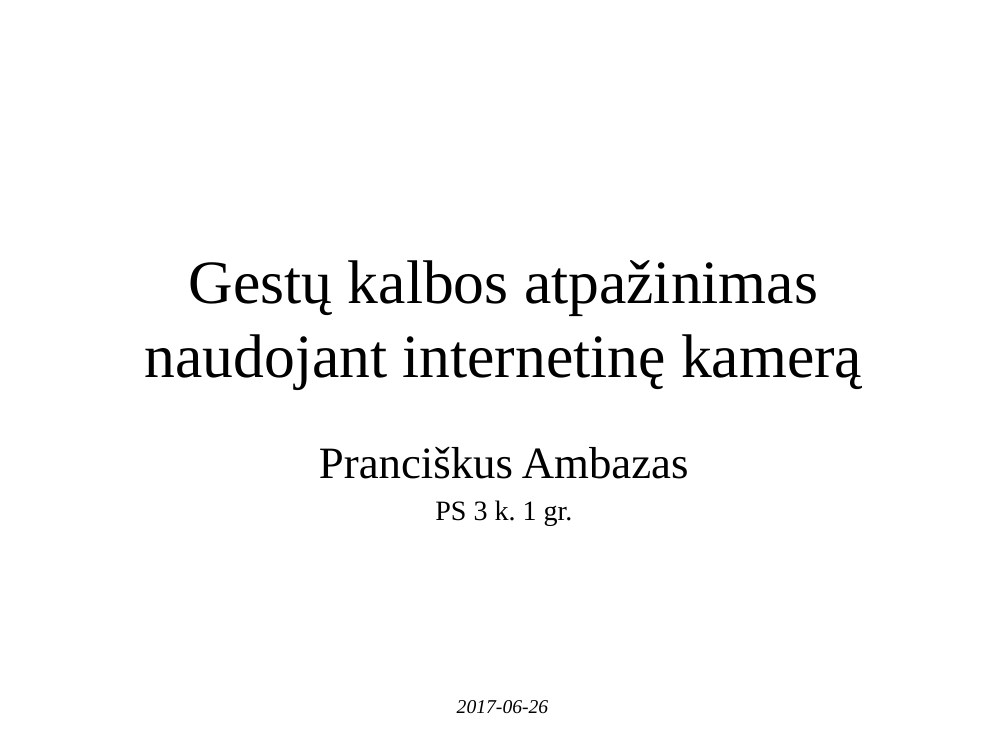
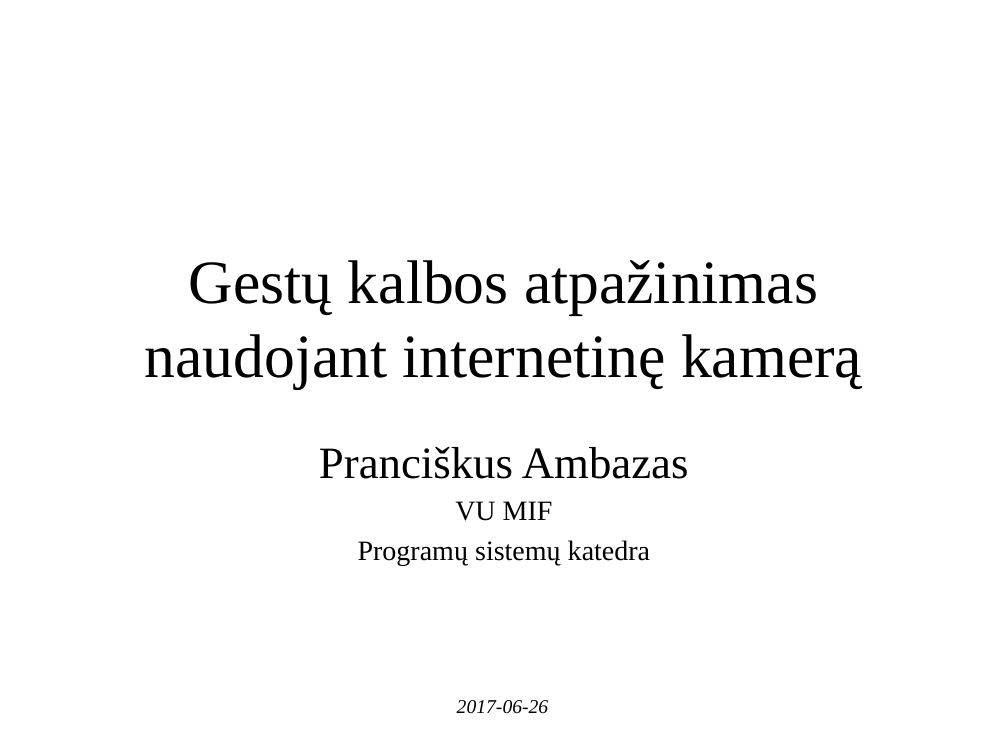
Before and after one commit to ambrazasp/Sign-Language-Recognition, a slide deck: slide 1 of Gestų kalbos atpažinimas naudojant internetinę kamerą.pptx. Drawn at 1008x756 pixels with LibreOffice and Linux fonts; fonts in the diff are those of the drawing; background and template pictures are left out. Boxes give left, top, right and bottom in pixels: in the first picture for what was removed or moved away, otherwise in the second. Text is boxed around its words. In the diff, an @@ line names an element or a change of style, - is before the commit and + after.

```diff
--- a/Gestų kalbos atpažinimas naudojant internetinę kamerą.pptx
+++ b/Gestų kalbos atpažinimas naudojant internetinę kamerą.pptx
@@ subtitle at box(358, 501, 650, 565): text changed @@
-PS 3 k. 1 gr.
+VU MIF
+Programų sistemų katedra
```
Also in this commit, not shown: 7 other slides changed, 2 slides removed, 2 other files.
